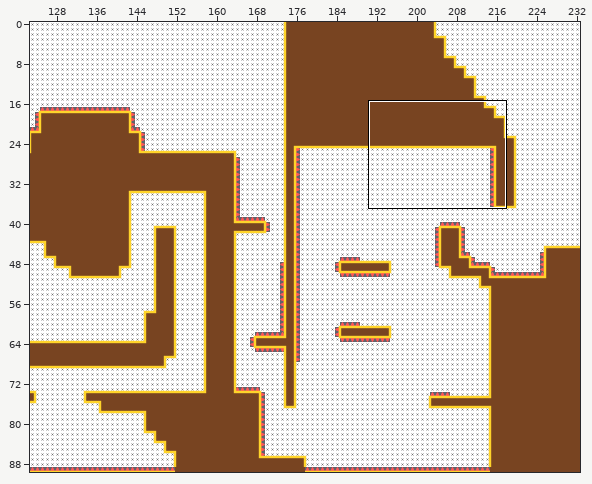
An edit to a level. Tiled map, assets_src/lvl1.tmx. The picture above shows the old version from afar; the outline marks the close-up.
Close-up. Old version:
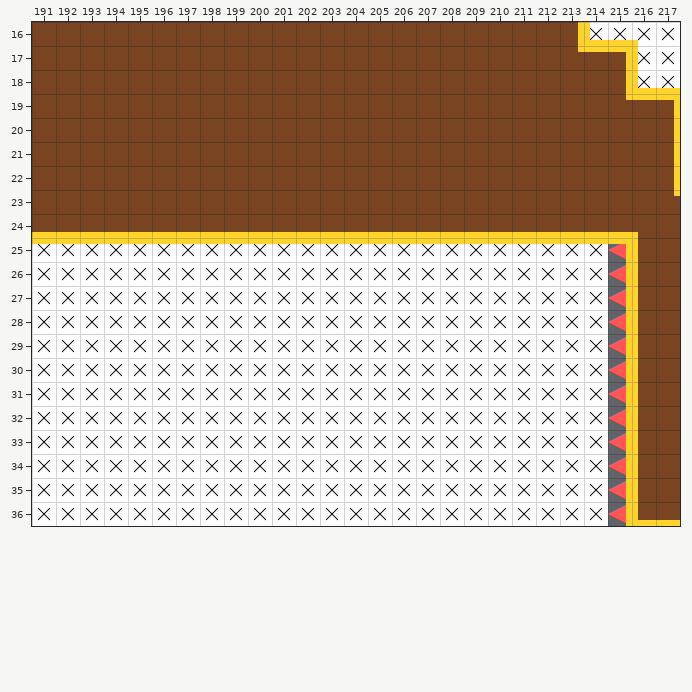
Cells are 24x24 px. Shown: x 191..217, y 16..36. The commit also changed other parts of the map, which this record leaves out.
Now the later version:
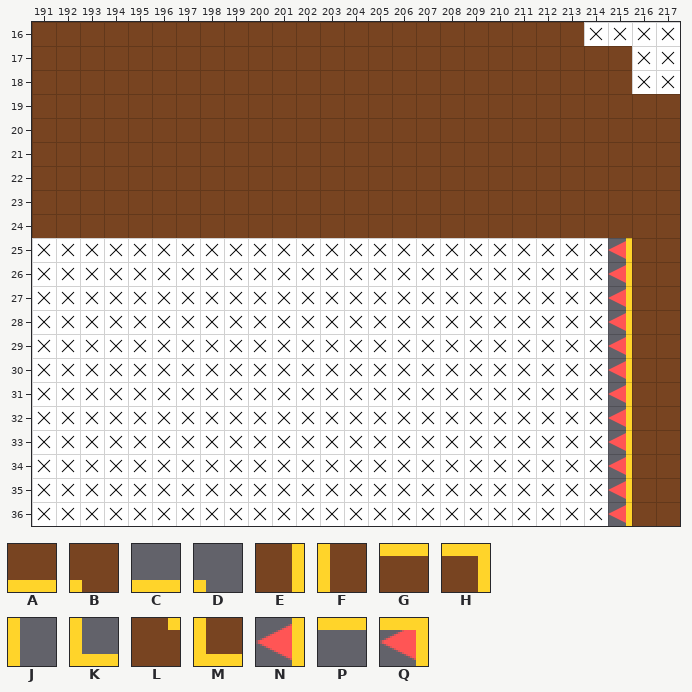
Key: from "test": A 1, B 3, C 5, D 8, E 16, F 19, G 22, H 23, J 24, K 33, L 48, M 53, N 57, P 69, Q 103.
_ is an empty cell, . an unchanged one.
Diff:
--- layer "walls" (now hidden)
@@ x 191..217 @@
-16 ......................EKCD.
-17 ......................LGHJ.
-18 ........................EKC
-19 ........................LGH
-20 ..........................E
-21 ..........................E
-22 ..........................E
-23 ..........................L
-24 AAAAAAAAAAAAAAAAAAAAAAAAAB.
-25 PPPPPPPPPPPPPPPPPPPPPPPPQF.
-26 ........................NF.
-27 ........................NF.
-28 ........................NF.
-29 ........................NF.
-30 ........................NF.
-31 ........................NF.
-32 ........................NF.
-33 ........................NF.
-34 ........................NF.
-35 ........................NF.
-36 ........................NMA
+16 ......................____.
+17 ......................____.
+18 ........................___
+19 ........................___
+20 .........................._
+21 .........................._
+22 .........................._
+23 .........................._
+24 __________________________.
+25 __________________________.
+26 ........................__.
+27 ........................__.
+28 ........................__.
+29 ........................__.
+30 ........................__.
+31 ........................__.
+32 ........................__.
+33 ........................__.
+34 ........................__.
+35 ........................__.
+36 ........................___
Boxes around the changes in both close-ups, in picture pixels (x1, y1, x2, y2):
removed: (32, 22, 680, 526)
